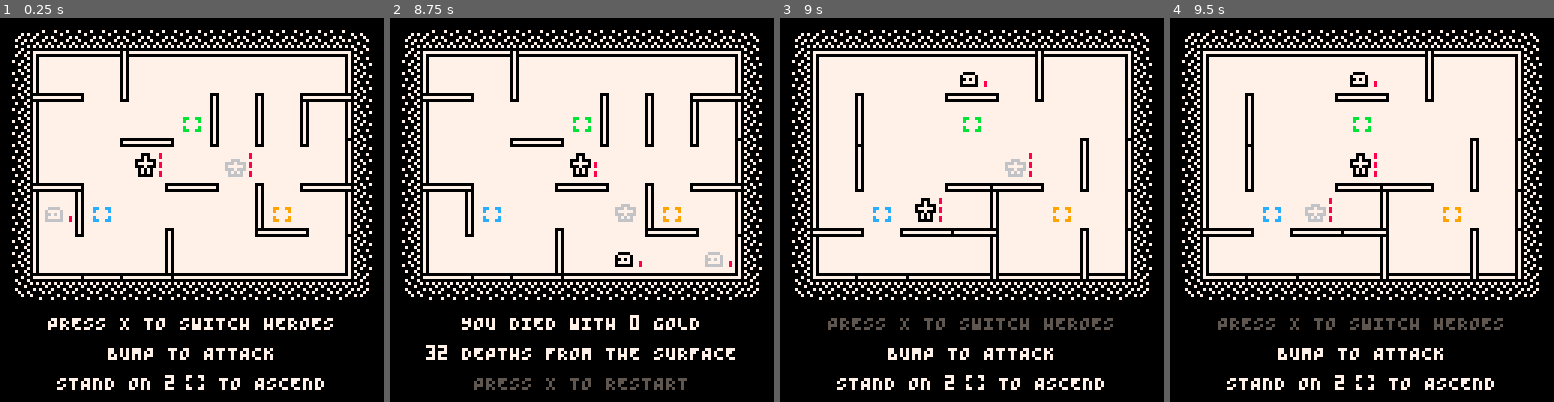
Above: before the commit, frames 1-4 (left to right).
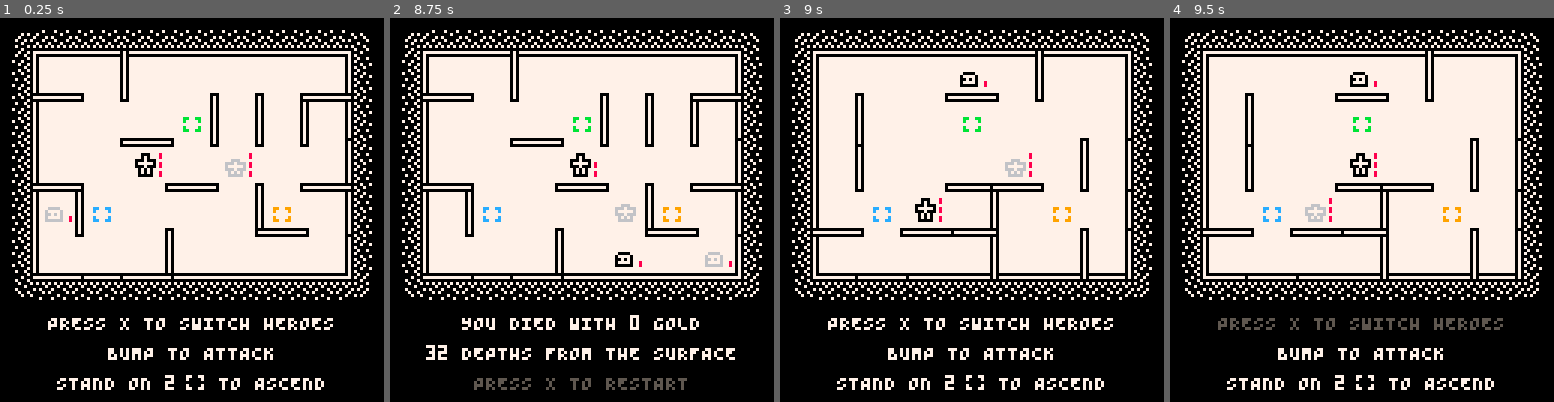
Above: after the commit, the same moments.

Repository: taylordolan/grid-folks
Game: PICO-8 cartridge grid_folks.p8
The game is run twice, just before and just after one commit, with the same random seed, the same clock (stepped at 60 frames per second) and the same inputs.
Inputs:
- Up to frame 1 (0.25 s): no input
- Up to frame 2 (8.75 s): tap O (Z key) at 0.33, 0.7, 1.43, 2.22, 3.1, 3.98, 4.87, 5.75, 6.63, 7.52, 8.4 s; tap X (X key) at 1.07, 2.07, 2.4, 2.73, 3.07, 3.4, 3.73, 4.07, 4.4, 4.73, 5.07, 5.4, 5.73, 6.07, 6.4, 6.73, 7.07, 7.4, 7.73, 8.07, 8.4, 8.73 s; hold Left 1.97-2.37 s; hold Down 2.42-2.82 s; hold Right 2.87-3.53 s; hold Up 3.58-4.08 s; hold Right 4.13-4.53 s; hold Down 4.58-5.08 s; hold Left 5.13-5.8 s; hold Up 5.85-6.18 s; hold Left 6.23-6.63 s; hold Down 6.68-7.08 s; hold Right 7.13-7.8 s; hold Up 7.85-8.35 s; hold Right from 8.4 s (still down)
- Up to frame 3 (9 s): release Right at 8.8 s; hold Down from 8.85 s (still down)
- Up to frame 4 (9.5 s): tap X (X key) at 9.07, 9.4 s; tap O (Z key) at 9.28 s; release Down at 9.35 s; hold Left from 9.4 s (still down)

Frames 1-2 are identical in both runs. In frame 3, 0.9% of the frame differs, in the area x 12-87%, y 78-82%; in frame 4, nothing differs.

Commit message:
fix game reset

Diff:
--- a/grid_folks.p8
+++ b/grid_folks.p8
@@ -89,6 +89,9 @@
 	shakes = {{0,0}}
 	game_over = false
 	time = 0
+  has_advanced = false
+  has_bumped = false
+  has_switched = false
 
 	-- lists of `things`
 	heroes = {}
